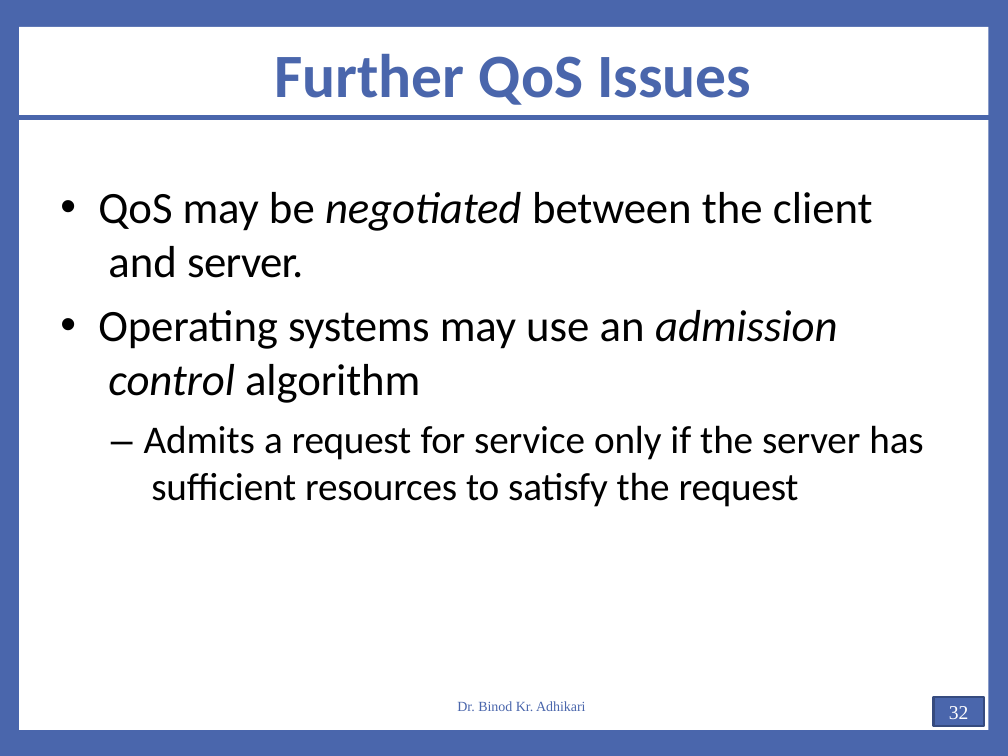
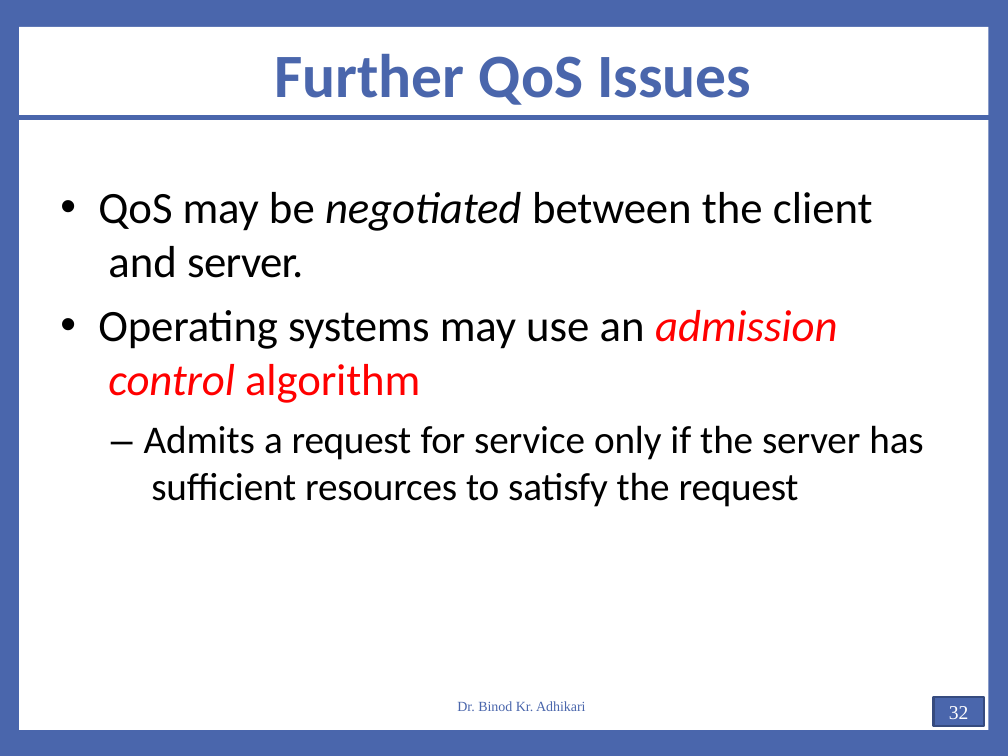
Before and after one commit to Yujan3333/Master-in-Computer-Science-and-Information-Technology, a slide deck: slide 32 of Main/Study/First Sem/All Notes and Resources Combined/AOS Notes/Unit 4.3-Chapter 10 (Intro. to Multimedia Systems) - to teach.pptx. Drawn at 1008x756 pixels with LibreOffice and Linux fonts; fonts in the diff are those of the drawing. Boxes give left, top, right and bottom in pixels: in the first picture for what was removed or moved away, otherwise in the second. Text is boxed around its words. In the diff, an @@ line names an element or a change of style, - is before the commit and + after.

```diff
--- a/Main/Study/First Sem/All Notes and Resources Combined/AOS Notes/Unit 4.3-Chapter 10 (Intro. to Multimedia Systems) - to teach.pptx
+++ b/Main/Study/First Sem/All Notes and Resources Combined/AOS Notes/Unit 4.3-Chapter 10 (Intro. to Multimedia Systems) - to teach.pptx
@@ text at bbox=[98, 310, 838, 403]: text colour #000000 to #FF0000 in "admission control algorithm" @@
```
Also in this commit, not shown: 2 other slides changed, 40 other files.
